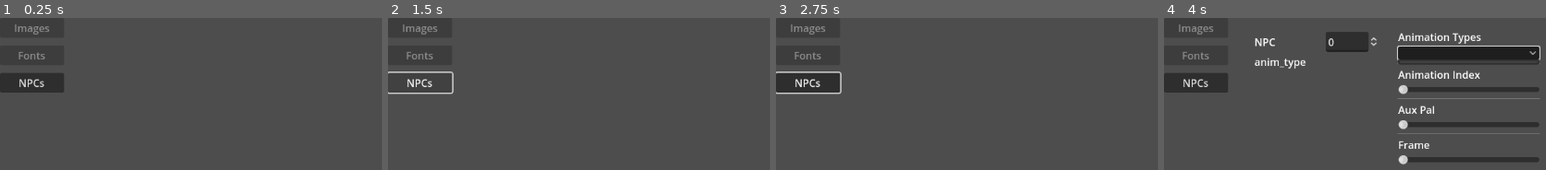
Above: before the commit, frames 1-4 (left to right).
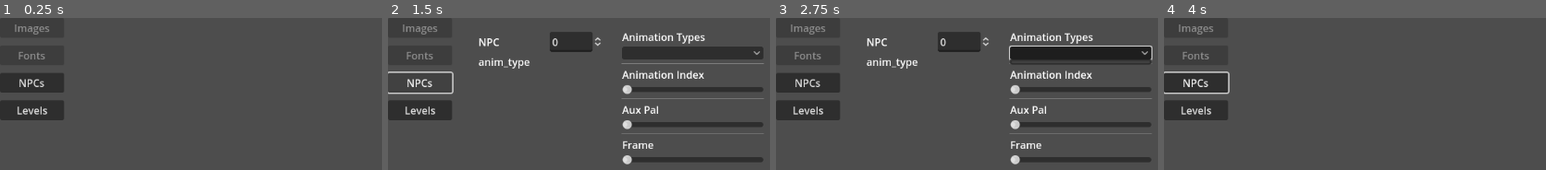
Above: after the commit, the same moments.

Repository: jastadj/uwgodot3
Game: Godot game, scene res://scenes/debug/resource_viewer.tscn
Same seed, same stepped clock (60 frames per second), same inputs: the game is played once before the commit and once after it. This scene is started directly instead of the project's main scene.
Inputs (mouse positions are in pixels of both pictures, inside the frame that each line leads up to):
- Up to frame 1 (0.25 s): no input
- Up to frame 2 (1.5 s): click "NPCs" (after the commit: "Levels") at 0.5 s; click "NPCs" at 1.25 s
- Up to frame 3 (2.75 s): click (1081, 52) at 2.02 s
- Up to frame 4 (4 s): click "NPCs" at 2.75 s; click (1469, 52) at 3.52 s

The runs differ from the first frame. In frame 1, 2.0% of the frame differs, in the area x 0-17%, y 54-68%; in frame 2, 13%; in frame 3, 14%, in the area x 0-99%, y 9-97%; in frame 4, 14%.
Error in both runs: Invalid access to property or key 'images' on a base object of type 'Dictionary'. (res://scenes/debug/resource_viewers/components/images.gd:100)

Commit message:
foundation for level loading

Diff:
--- /dev/null
+++ b/resource_loaders/levels.gd
@@ -0,0 +1,9 @@
+static func load_levels_file(filename:String):
+	var tfile = FileAccess.open(filename, FileAccess.READ)
+	var levels = []
+
+	if(tfile == null):
+		print("Error opening levels file:" + filename)
+		return false
+
+	return levels
--- a/resource_loaders/manifest.gd
+++ b/resource_loaders/manifest.gd
@@ -1,4 +1,4 @@
-enum RESOURCE_TYPES{PALETTE, AUX_PALETTE, TEXTURE, GRAPHIC, BITMAP, FONT, NPC_ASSOC, NPC_ANIM}
+enum RESOURCE_TYPES{PALETTE, AUX_PALETTE, TEXTURE, GRAPHIC, BITMAP, FONT, NPC_ASSOC, NPC_ANIM, LEVELS}
 
 signal loading(loadstring, cur, total)
 
@@ -14,6 +14,7 @@
 	var graphics_loader = load("res://resource_loaders/graphics.gd")
 	var font_loader = load("res://resource_loaders/fonts.gd")
 	var npc_loader = load("res://resource_loaders/npc.gd")
+	var level_loader = load("res://resource_loaders/levels.gd")
 
 	# Is uw_data a Dictionary?
 	if!(uw_data is Dictionary):
@@ -104,6 +105,8 @@
 				result = npc_loader.load_assoc_file(filepath)
 			RESOURCE_TYPES.NPC_ANIM:
 				result = npc_loader.load_npc_anim_file(filepath)
+			RESOURCE_TYPES.LEVELS:
+				result = level_loader.load_levels_file(filepath)
 			_:
 				printerr("Error loading manifest, unhandled resource type ", type)
 				tfile.close()
--- a/scenes/debug/resource_viewer.gd
+++ b/scenes/debug/resource_viewer.gd
@@ -9,12 +9,16 @@
 @onready var npc_viewer = $CanvasLayer/ui/HBoxContainer/resource_viewers/npc_viewer
 @onready var button_npcs = $CanvasLayer/ui/HBoxContainer/VBoxContainer/button_npcs
 
+@onready var level_viewer = $CanvasLayer/ui/HBoxContainer/resource_viewers/level_viewer
+@onready var button_levels = $CanvasLayer/ui/HBoxContainer/VBoxContainer/button_levels
+
 var current_viewer = null
 
 func _ready():
 	button_images.connect("pressed", Callable(select_viewer).bind(image_viewer) )
 	button_fonts.connect("pressed", Callable(select_viewer).bind(font_viewer) )
 	button_npcs.connect("pressed", Callable(select_viewer).bind(npc_viewer))
+	button_levels.connect("pressed", Callable(select_viewer).bind(level_viewer))
 
 	if(!System.cur_data["raws"].has("palettes")):
 		button_images.disabled = true
--- a/scenes/debug/resource_viewer.tscn
+++ b/scenes/debug/resource_viewer.tscn
@@ -1,9 +1,10 @@
-[gd_scene load_steps=5 format=3 uid="uid://chkejofaqumsx"]
+[gd_scene load_steps=6 format=3 uid="uid://chkejofaqumsx"]
 
 [ext_resource type="Script" path="res://scenes/debug/resource_viewer.gd" id="1_rsrhr"]
 [ext_resource type="PackedScene" uid="uid://dy65fs7jja3ck" path="res://scenes/debug/resource_viewers/font_viewer.tscn" id="3_8bhsx"]
 [ext_resource type="PackedScene" uid="uid://clevjqk5gqjs8" path="res://scenes/debug/resource_viewers/image_viewer.tscn" id="3_qsha3"]
 [ext_resource type="PackedScene" uid="uid://6f0bx1w7by37" path="res://scenes/debug/resource_viewers/npc_viewer.tscn" id="4_ap8he"]
+[ext_resource type="PackedScene" uid="uid://j4rfe4c53735" path="res://scenes/debug/resource_viewers/level_viewer.tscn" id="5_n6f1n"]
 
 [node name="resource_viewer" type="Node2D"]
 script = ExtResource("1_rsrhr")
@@ -44,6 +45,10 @@
 layout_mode = 2
 text = "NPCs"
 
+[node name="button_levels" type="Button" parent="CanvasLayer/ui/HBoxContainer/VBoxContainer"]
+layout_mode = 2
+text = "Levels"
+
 [node name="resource_viewers" type="MarginContainer" parent="CanvasLayer/ui/HBoxContainer"]
 layout_direction = 2
 layout_mode = 2
@@ -60,3 +65,7 @@
 
 [node name="npc_viewer" parent="CanvasLayer/ui/HBoxContainer/resource_viewers" instance=ExtResource("4_ap8he")]
 layout_mode = 2
+
+[node name="level_viewer" parent="CanvasLayer/ui/HBoxContainer/resource_viewers" instance=ExtResource("5_n6f1n")]
+visible = false
+layout_mode = 2
--- /dev/null
+++ b/scenes/debug/resource_viewers/level_viewer.tscn
@@ -0,0 +1,9 @@
+[gd_scene format=3 uid="uid://j4rfe4c53735"]
+
+[node name="level_viewer" type="Control"]
+layout_mode = 3
+anchors_preset = 15
+anchor_right = 1.0
+anchor_bottom = 1.0
+grow_horizontal = 2
+grow_vertical = 2
--- a/system/manifests/uw1_manifest.csv
+++ b/system/manifests/uw1_manifest.csv
@@ -107,3 +107,4 @@
 CRIT,CR36PAGE.N01,npc_anim,npcs,,,30
 CRIT,CR37PAGE.N00,npc_anim,npcs,,,31
 CRIT,CR37PAGE.N01,npc_anim,npcs,,,31
+DATA,LEV.ARK,levels,levels,,,
